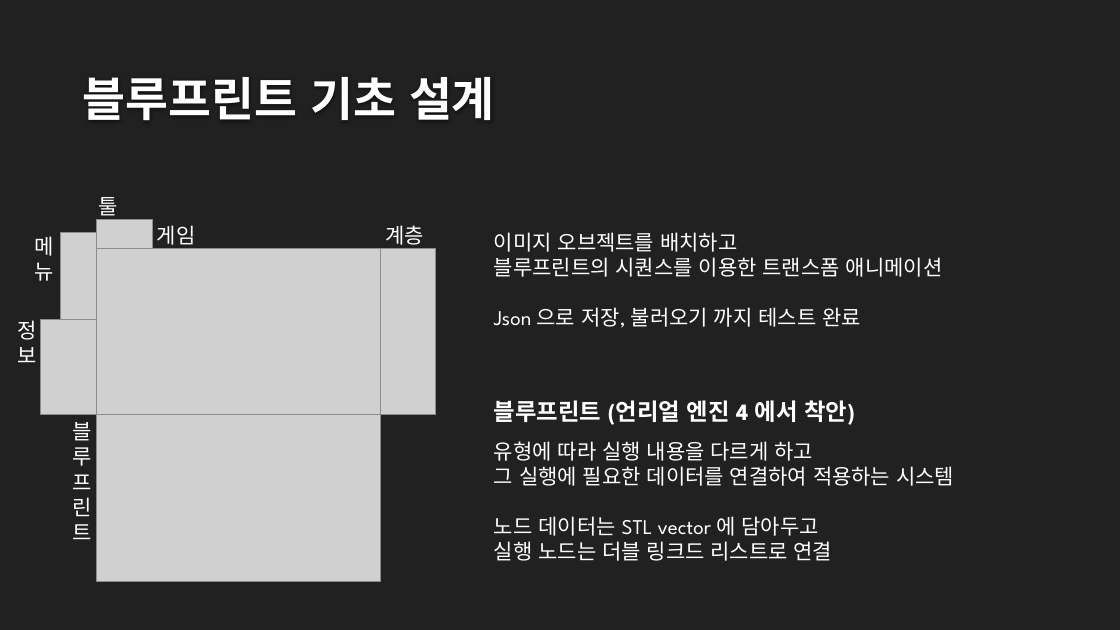
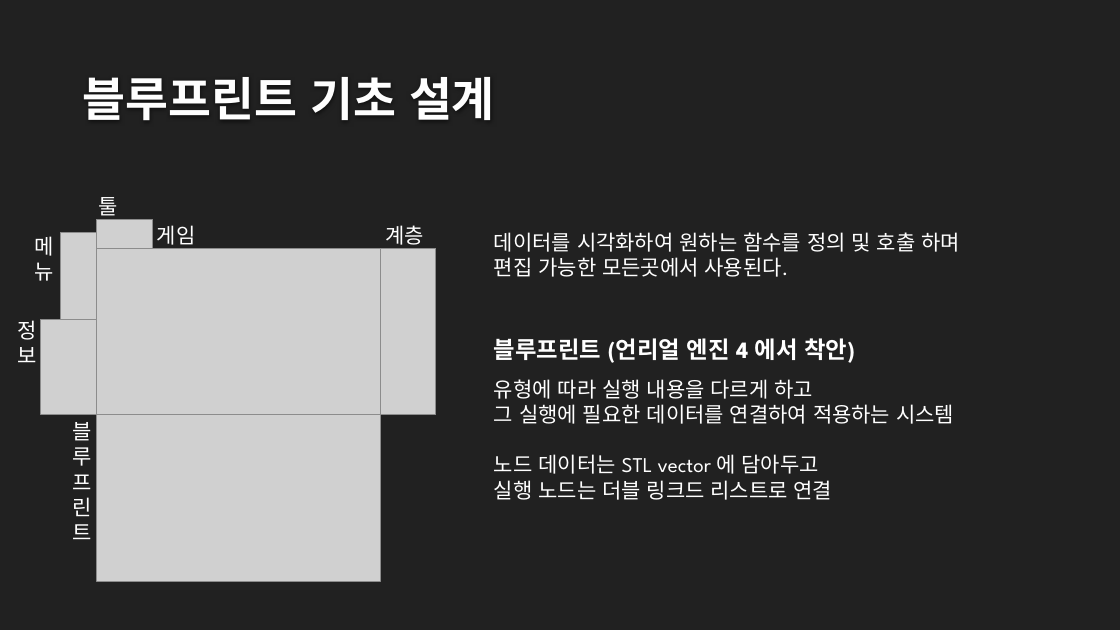
Before and after one commit to DIMBD-AKE/Visual-Light-Novel, a slide deck: slide 5 of Visual Light Novel.pptx. Drawn at 1120x630 pixels with LibreOffice and Linux fonts; fonts in the diff are those of the drawing; grey boxes stand for pictures; background and template pictures are left out. Boxes give left, top, right and bottom in pixels: in the first picture for what was removed or moved away, otherwise in the second. Text is boxed around its words. In the diff, an @@ line names an element or a change of style, - is before the commit and + after.

Commit message:
Element -> Object 저장

```diff
--- a/Visual Light Novel.pptx
+++ b/Visual Light Novel.pptx
@@ text at (x1=494, y1=232, x2=960, y2=277): text changed @@
-이미지 오브젝트를 배치하고
-블루프린트의 시퀀스를 이용한 트랜스폼 애니메이션
-Json 으로 저장, 불러오기 까지 테스트 완료
+데이터를 시각화하여 원하는 함수를 정의 및 호출 하며
+편집 가능한 모든곳에서 사용된다.
@@ text "블루프린트 (언리얼 엔진 4 에서 ..." moved from (x1=494, y1=400, x2=954, y2=561) to (x1=494, y1=338, x2=954, y2=500) @@
```
Also in this commit, not shown: 2 other slides changed, 1 slide added, 21 other files.
